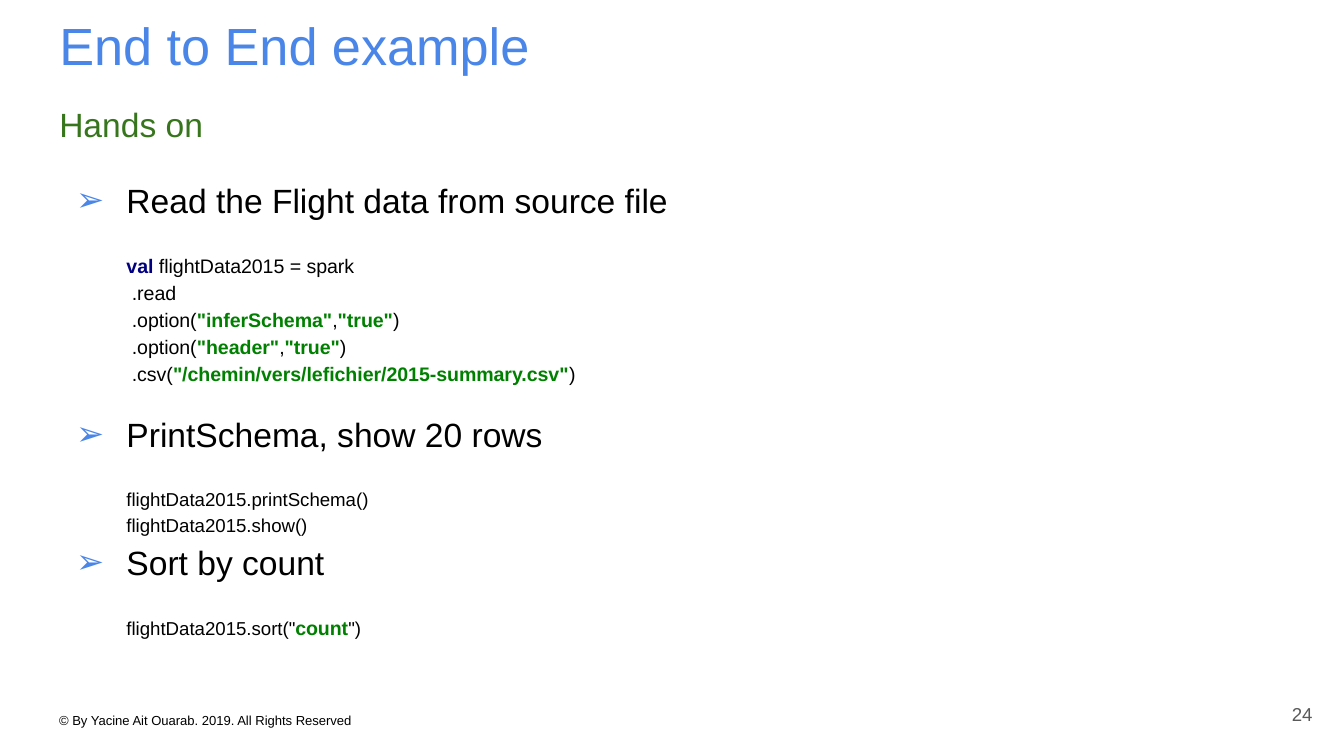
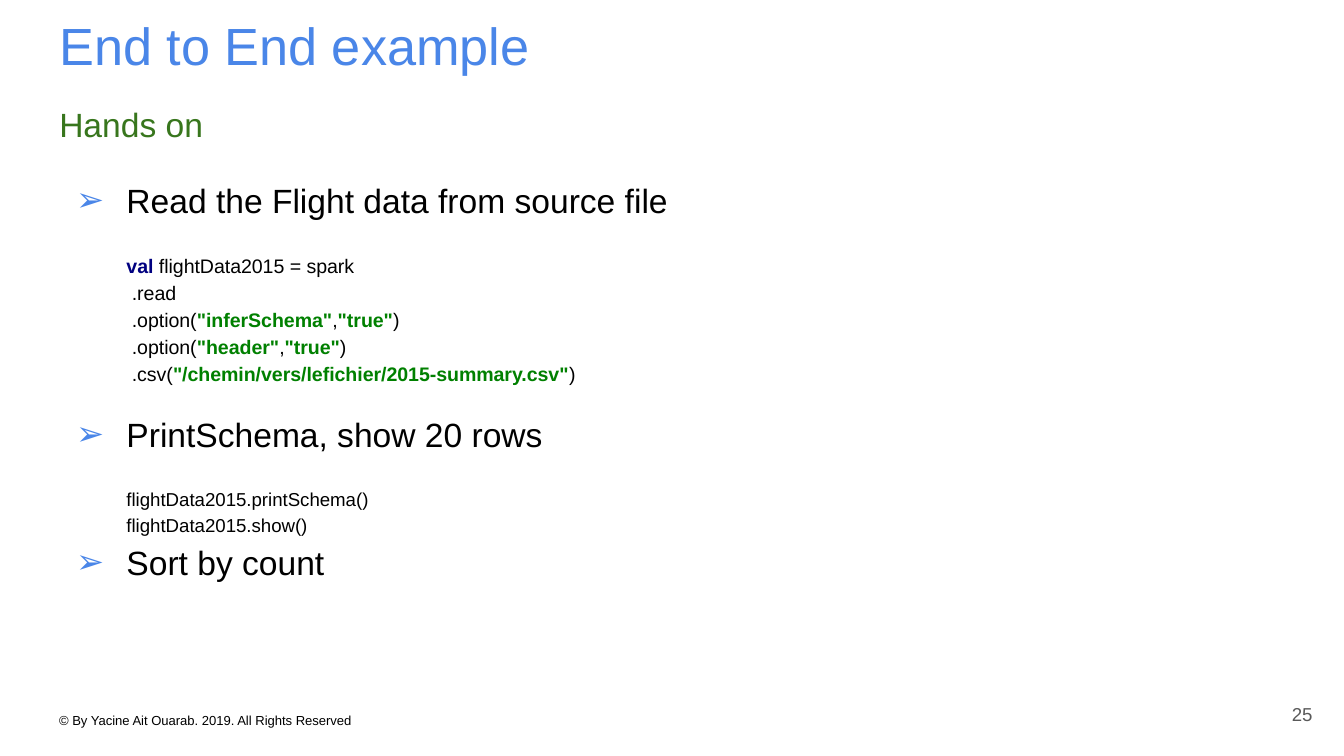
Before and after one commit to yacineab/ESGI-spark-core, a slide deck: slide 25 of slides/Apache Spark - Chapitre 1 - introduction & overview.pptx (slide 24 before the commit). Drawn at 1344x756 pixels with LibreOffice and Linux fonts; fonts in the diff are those of the drawing. Boxes give left, top, right and bottom in pixels: in the first picture for what was removed or moved away, otherwise in the second. Text is boxed around its words. In the diff, an @@ line names an element or a change of style, - is before the commit and + after.

```diff
--- a/slides/Apache Spark - Chapitre 1 - introduction & overview.pptx
+++ b/slides/Apache Spark - Chapitre 1 - introduction & overview.pptx
@@ text at [126,621,348,639]: paragraph removed @@
-flightData2015.sort("count")
@@ page number at [1292,708,1313,721]: text changed @@
-24
+25
```
Also in this commit, not shown: 1 other slide changed, 1 other file.
